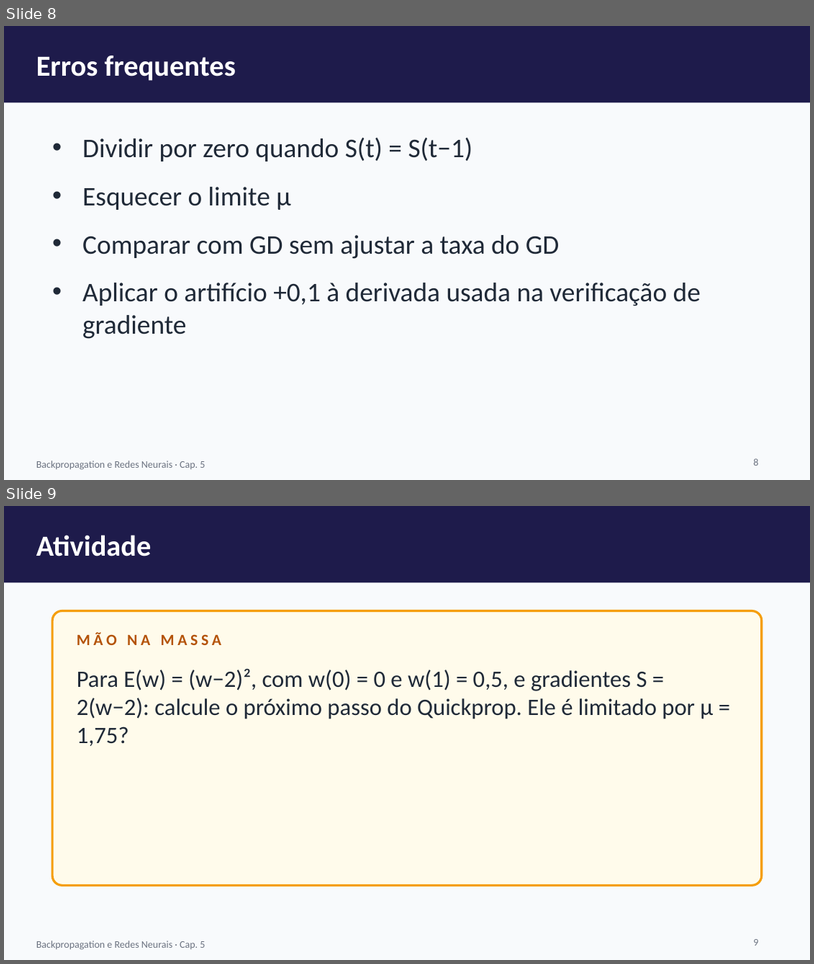
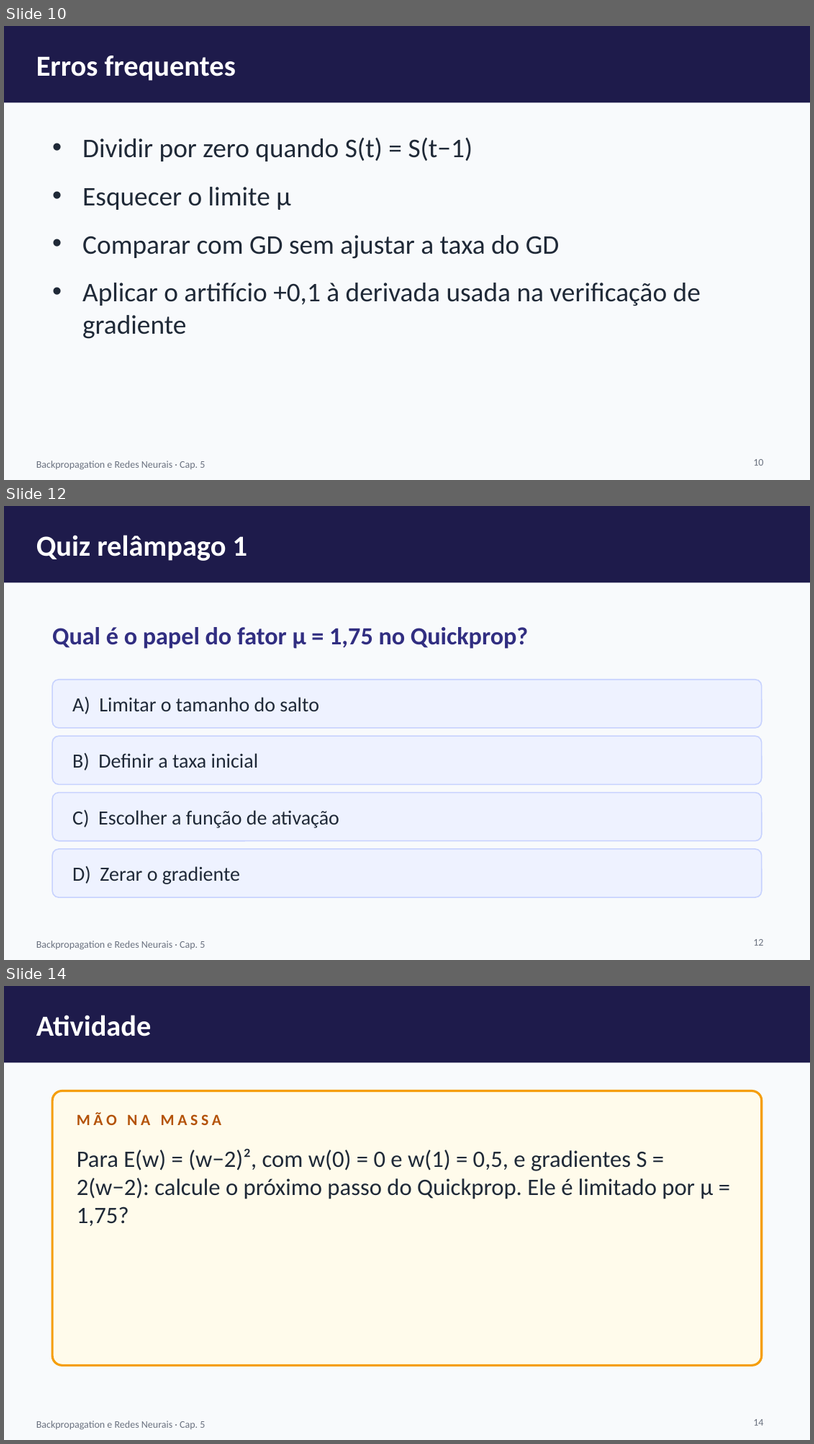
Before and after one commit to arakenmedeiros/claude, a slide deck: redes_neurais/slides/cap05_Quickprop.pptx. Shown one above the other, each under a label of ours: slides 8 and 9 before the commit, slides 10, 12 and 14 after it; the slides between them are not shown. The pictures are 814x964 and 814x1444 pixels, drawn with LibreOffice and Linux fonts; fonts in the diff are those of the drawing. Boxes give left, top, right and bottom in pixels: in the first picture for what was removed or moved away, otherwise in the second. Text is boxed around its words. In the diff, an @@ line names an element or a change of style, - is before the commit and + after.

```diff
--- a/redes_neurais/slides/cap05_Quickprop.pptx
+++ b/redes_neurais/slides/cap05_Quickprop.pptx
@@ slide 12 added at [4,506,810,960], background #F8FAFC; not listed: 2 template elements that a slide beside it also shows @@
@@ text added at [36,535,247,561], 26 pt, text #FFFFFF, bold @@
+Quiz relâmpago 1
@@ text added at [52,627,528,649], 22 pt, text #312E81, bold @@
+Qual é o papel do fator μ = 1,75 no Quickprop?
@@ rounded rectangle added at [52,680,762,728], fill #EEF2FF, outline #C7D2FE 1 pt @@
@@ text added at [72,697,319,714], 18 pt, text #1F2937 @@
+A) Limitar o tamanho do salto
@@ rounded rectangle added at [52,736,762,784], fill #EEF2FF, outline #C7D2FE 1 pt @@
@@ text added at [72,753,259,770], 18 pt, text #1F2937 @@
+B) Definir a taxa inicial
@@ rounded rectangle added at [52,793,762,841], fill #EEF2FF, outline #C7D2FE 1 pt @@
@@ text added at [72,809,340,828], 18 pt, text #1F2937 @@
+C) Escolher a função de ativação
@@ rounded rectangle added at [52,849,762,897], fill #EEF2FF, outline #C7D2FE 1 pt @@
@@ text added at [72,866,240,884], 18 pt, text #1F2937 @@
+D) Zerar o gradiente
@@ page number added at [754,939,764,945], 9 pt, text #6B7280 @@
+12
@@ what was slide 8 is now slide 10 @@
@@ page number at [754,459,764,465]: text changed @@
-8
+10
@@ what was slide 9 is now slide 14 @@
@@ page number at [754,1419,764,1425]: text changed @@
-9
+14
```
Also in this commit, not shown: 5 other slides added, 10 other files.
